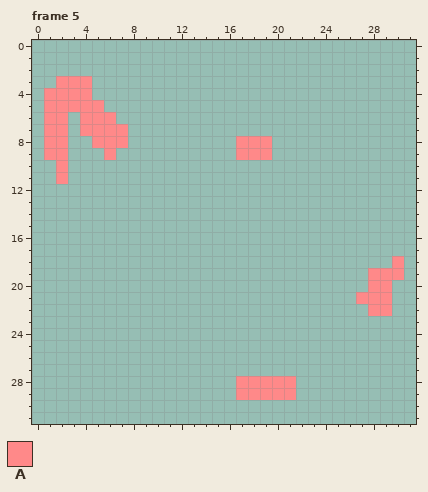
One commit to this pixel-art file: assets/site-assets/hammer-enemies/basic-death.ase. That is the earlier state.
32x32 pixels, 8 frames. Shown: frame 5. The commit also changed other frames, which this record leaves out.
Palette (. is transparent): A #ff8989
Pixels before, frame 5, first column x 1:
 3 .AAA..........................
 4 AAAA..........................
 5 AAAAA.........................
 6 AA.AAA........................
 7 AA.AAAA.......................
 8 AA..AAA.........AAA...........
 9 AA...A..........AAA...........
10 .A............................
11 .A............................
12 ..............................
13 ..............................
14 ..............................
15 ..............................
16 ..............................
17 ..............................
18 .............................A
19 ...........................AAA
20 ...........................AA.
21 ..........................AAA.
22 ...........................AA.
23 ..............................
24 ..............................
25 ..............................
26 ..............................
27 ..............................
28 ................AAAAA.........
29 ................AAAAA.........
Once edited:
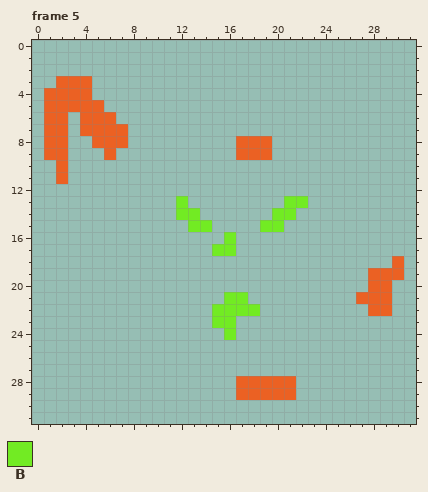
Colours new in this view: B #72eb23
What changed:
{"colour":"A","old":"#ff8989","new":"#eb6123"}
{"where": "frame 5, layer \"Layer\""}
{"frame":5,"y":13,"x":12,"old":".","new":"B"}
{"frame":5,"y":13,"x":21,"old":"..","new":"BB"}
{"frame":5,"y":14,"x":12,"old":"..","new":"BB"}
{"frame":5,"y":14,"x":20,"old":"..","new":"BB"}
{"frame":5,"y":15,"x":13,"old":"..","new":"BB"}
{"frame":5,"y":15,"x":19,"old":"..","new":"BB"}
{"frame":5,"y":16,"x":16,"old":".","new":"B"}
{"frame":5,"y":17,"x":15,"old":"..","new":"BB"}
{"frame":5,"y":21,"x":16,"old":"..","new":"BB"}
{"frame":5,"y":22,"x":15,"old":"....","new":"BBBB"}
{"frame":5,"y":23,"x":15,"old":"..","new":"BB"}
{"frame":5,"y":24,"x":16,"old":".","new":"B"}
{"label":"changed","picture_box":[44,76,128,184]}
{"label":"changed","picture_box":[176,136,308,256]}
{"label":"changed","picture_box":[356,256,404,316]}
{"label":"changed","picture_box":[212,292,296,400]}
